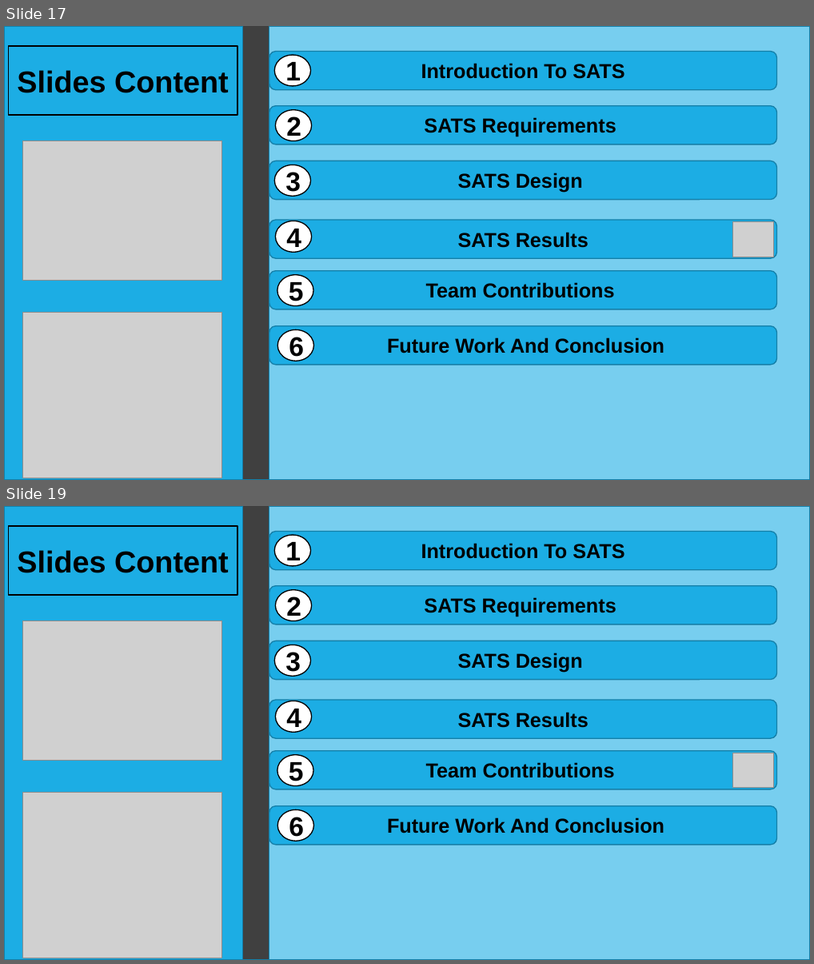
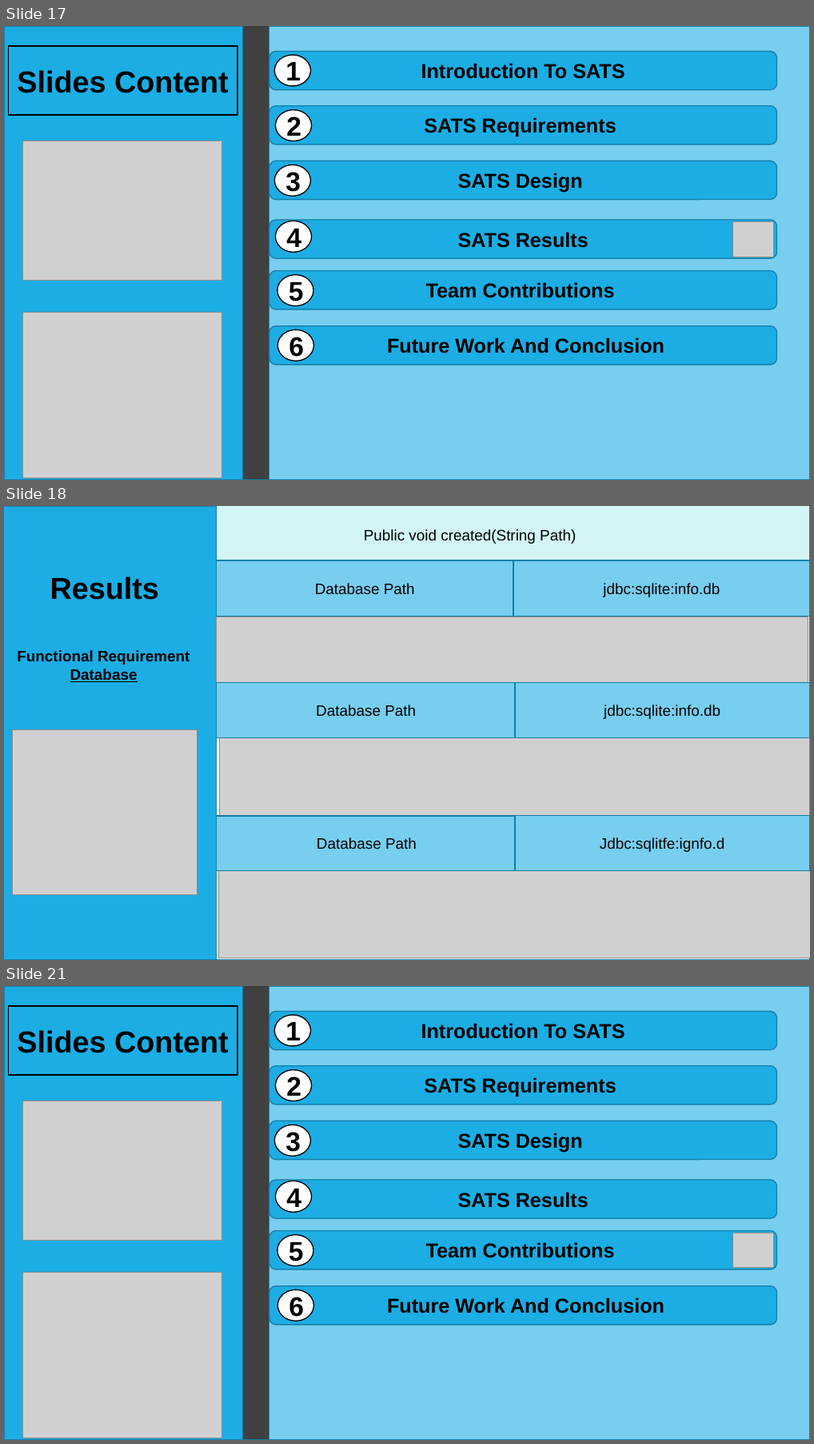
Before and after one commit to hashem-ali/SATS, a slide deck: ProjectPhases/Project-Phase-03-CS310-F-171.pptx. Shown one above the other, each under a label of ours: slides 17 and 19 before the commit, slides 17, 18 and 21 after it; the slides between them are not shown. The pictures are 814x964 and 814x1444 pixels, drawn with LibreOffice and Linux fonts; fonts in the diff are those of the drawing; grey boxes stand for pictures. Boxes give left, top, right and bottom in pixels: in the first picture for what was removed or moved away, otherwise in the second. Text is boxed around its words. In the diff, an @@ line names an element or a change of style, - is before the commit and + after.

```diff
--- a/ProjectPhases/Project-Phase-03-CS310-F-171.pptx
+++ b/ProjectPhases/Project-Phase-03-CS310-F-171.pptx
@@ slide 18 added at bbox=[4, 506, 810, 960], background #FFFFFF; not listed: 1 template element that a slide beside it also shows @@
@@ rectangle added at bbox=[4, 506, 217, 960], fill #1CADE4, outline #1580A9 1.25 pt @@
@@ rectangle added at bbox=[217, 506, 810, 960], fill #FFFFFF, outline #1580A9 1.25 pt @@
@@ rectangle added at bbox=[217, 506, 810, 560], fill #D3F5F6, outline #1580A9 1.25 pt @@
@@ text added at bbox=[364, 529, 576, 544], 18 pt, text #000000 @@
+Public void created(String Path)
@@ text added at bbox=[50, 576, 159, 600], 36 pt, text #000000, bold @@
+Results
@@ rectangle added at bbox=[217, 561, 514, 616], fill #77CEEF, outline #1580A9 1.25 pt, 18 pt, text #000000 @@
+Database Path
@@ rectangle added at bbox=[514, 561, 810, 616], fill #77CEEF, outline #1580A9 1.25 pt, 18 pt, text #000000 @@
+jdbc:sqlite:info.db
@@ picture added at bbox=[217, 616, 809, 701] @@
@@ text added at bbox=[17, 650, 190, 682], 18 pt, text #000000, bold @@
+Functional Requirement Database
@@ rectangle added at bbox=[217, 683, 516, 738], fill #77CEEF, outline #1580A9 1.25 pt, 18 pt, text #000000 @@
+Database Path
@@ rectangle added at bbox=[515, 683, 810, 738], fill #77CEEF, outline #1580A9 1.25 pt, 18 pt, text #000000 @@
+jdbc:sqlite:info.db
@@ picture added at bbox=[13, 729, 197, 894] @@
@@ picture added at bbox=[219, 735, 810, 820] @@
@@ rectangle added at bbox=[217, 816, 518, 871], fill #77CEEF, outline #1580A9 1.25 pt, 18 pt, text #000000 @@
+Database Path
@@ rectangle added at bbox=[515, 815, 810, 870], fill #77CEEF, outline #1580A9 1.25 pt, 18 pt, text #000000 @@
+Jdbc:sqlitfe:ignfo.d
@@ picture added at bbox=[218, 865, 810, 958] @@
@@ what was slide 19 is now slide 21 @@
```
Also in this commit, not shown: 5 slides changed, 2 other slides added, 1 slide removed.
